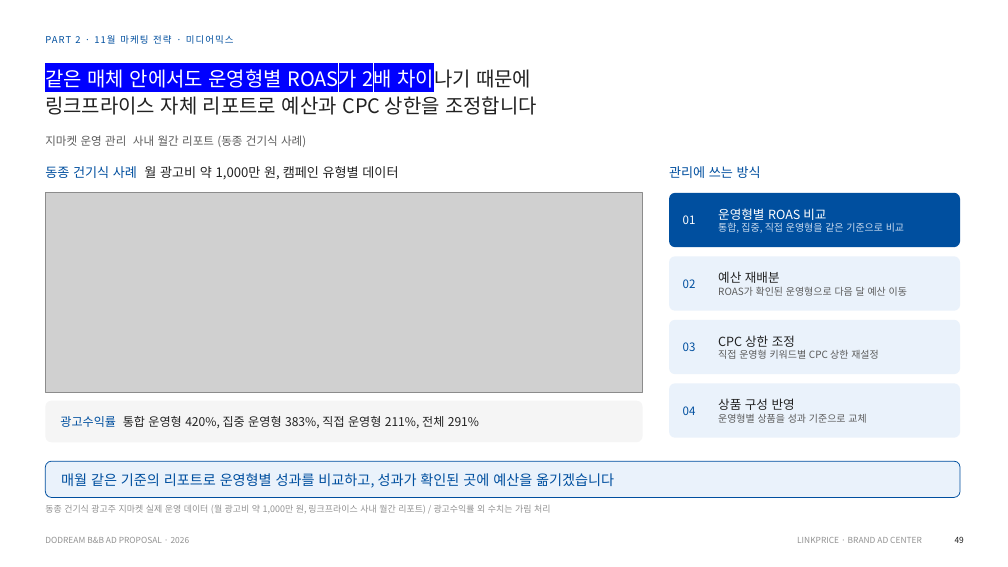
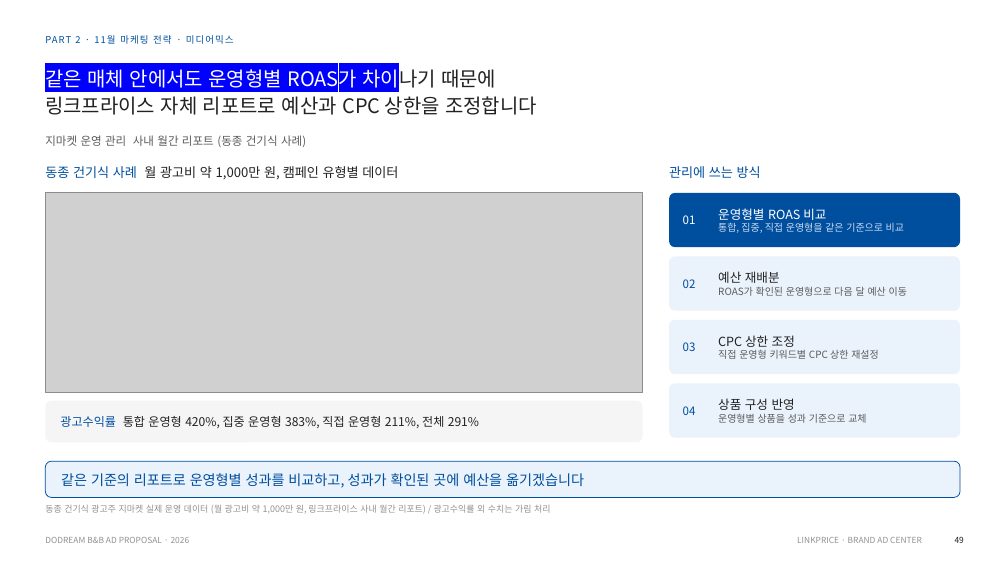
Before and after one commit to sonnet24/mypage, a slide deck: slide 16 of 쿠팡_오픈마켓_11월_261013_취합본.pptx. Drawn at 1008x567 pixels with LibreOffice and Linux fonts; fonts in the diff are those of the drawing; grey boxes stand for pictures. Boxes give left, top, right and bottom in pixels: in the first picture for what was removed or moved away, otherwise in the second. Text is boxed around its words. In the diff, an @@ line names an element or a change of style, - is before the commit and + after.

```diff
--- a/쿠팡_오픈마켓_11월_261013_취합본.pptx
+++ b/쿠팡_오픈마켓_11월_261013_취합본.pptx
@@ text at [45, 65, 496, 92]: text changed @@
-같은 매체 안에서도 운영형별 ROAS가 2배 차이나기 때문에
+같은 매체 안에서도 운영형별 ROAS가 차이나기 때문에
@@ text at [61, 473, 584, 488]: text changed @@
-매월 같은 기준의 리포트로 운영형별 성과를 비교하고, 성과가 확인된 곳에 예산을 옮기겠습니다
+같은 기준의 리포트로 운영형별 성과를 비교하고, 성과가 확인된 곳에 예산을 옮기겠습니다
```
Also in this commit, not shown: 2 other slides changed.
